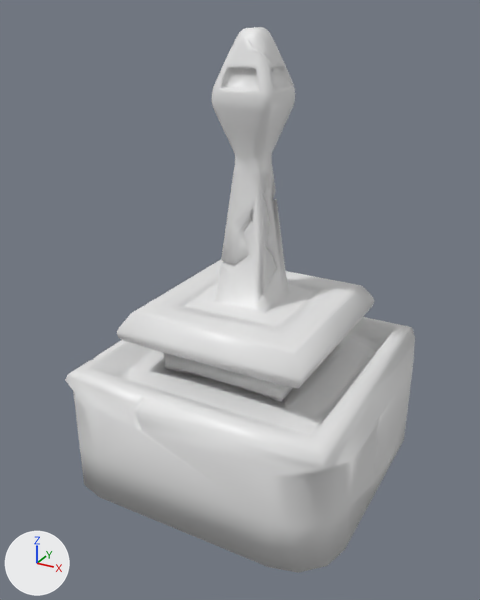
Renders of the FBX model VR Room Project/Assets/Models/Fountain/uploads_files_2677771_fountan.fbx from each side of a commit.
Camera for both pictures: a 50 mm camera at (5.63, -10.75, 7.6) aimed at (-0.09, -0.34, 2.4). The lights are fixed; the arrows at lower left show +X, +Y and +Z.

Before the edit, the objects in view are built like this:
```python
me_cube = bpy.data.meshes.new('Cube')
me_cube.from_pydata(...)  # 2703 vertices, 2376 faces; spans x -2.94..2.88, y -2.88..2.88, z -1.26..7.3
# faces by material slot: [2111, 16, 249]
me_cube.materials.append(mat_material)  # white #e7e7e7
me_cube.materials.append(mat_glow)  # white #e7e7e7
me_cube.materials.append(mat_water)  # white #e7e7e7
ob_cube = bpy.data.objects.new('Cube', me_cube)
ob_cube.location = (0.0, 0.0, 0.0)
```
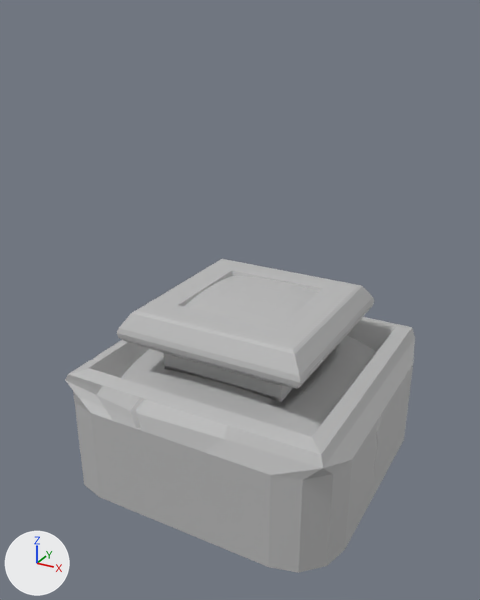
The change, as a diff of the scene's bpy script:
```diff
--- a/VR Room Project/Assets/Models/Fountain/uploads_files_2677771_fountan.fbx.py
+++ b/VR Room Project/Assets/Models/Fountain/uploads_files_2677771_fountan.fbx.py
@@ mat_lambert2 @@
+mat_lambert2 = principled_material('lambert2')
+mat_lambert2.base_color = (0.5, 0.5, 0.5)  # grey #bcbcbc
@@ me_cube @@
 # used by ob_cube; location = (0.0, 0.0, 0.0)
-me_cube.from_pydata(...)  # 2703 vertices, 2376 faces; spans x -2.94..2.88, y -2.88..2.88, z -1.26..7.3
-me_cube.materials.append(mat_glow)  # white #e7e7e7
+me_cube.from_pydata(...)  # 1449 vertices, 1192 faces; spans x -2.94..2.88, y -2.88..2.88, z -1.26..2.38
+# me_cube part 1: 1269 vertices removed from x -0.6..0.6, y -0.6..0.6, z 2.37..7.3; 16 vertices added at x -0.53..0.53, y -0.29..0.56, z 2.37..2.38
+# me_cube part 2: 927 faces spanning x -2.94..2.88, y -2.88..2.88, z -1.26..2.36 switch from mat_material (white #e7e7e7) to mat_lambert2 (grey #bcbcbc)
+# me_cube part 3: 240 faces spanning x -2.16..2.16, y -2.16..2.82, z 0.5..2.38 switch from mat_water (white #e7e7e7) to mat_lambert2 (grey #bcbcbc)
```

Changed parts and their boxes [x1, y1, x2, y2] in the pictures (480 x 600 px):
'Cube', reshaped (42% shorter): before [65, 27, 415, 573]; after [65, 259, 415, 573]
part 1 of me_cube, cut back: before [211, 27, 295, 315]; after [211, 281, 294, 315]
part 2 of me_cube, recoloured (white to grey): [65, 260, 413, 573] in both
part 3 of me_cube, recoloured (white to grey): [122, 282, 376, 437] in both
